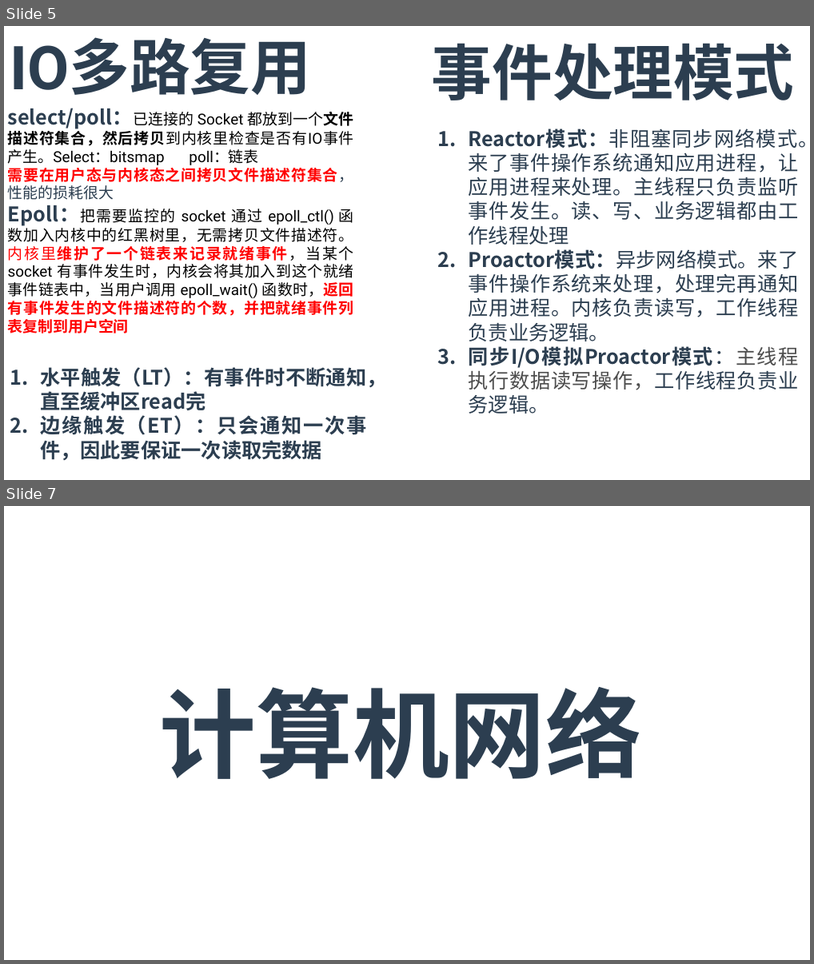
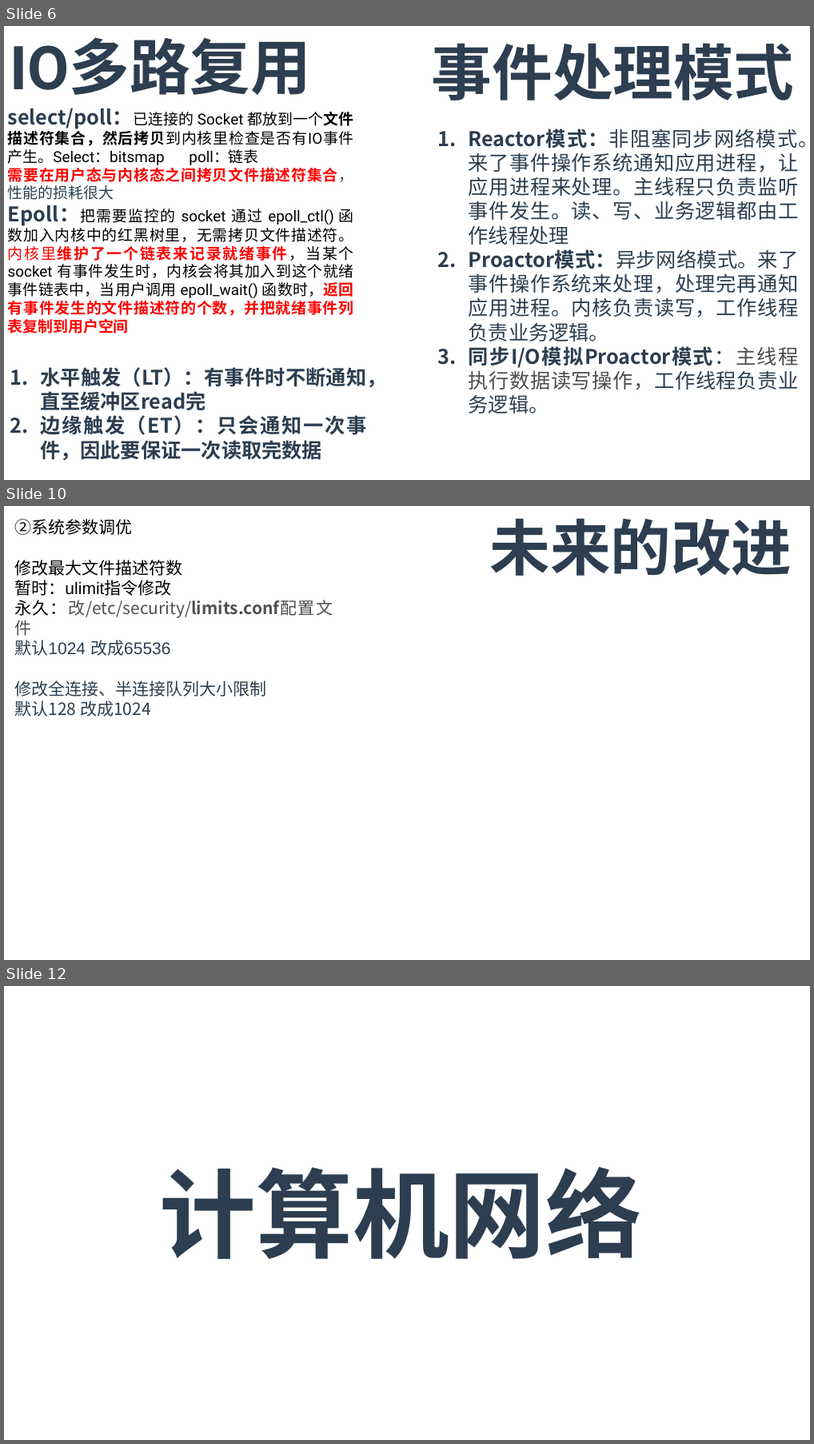
Before and after one commit to T0kisaki-Kurumi/LeetCode, a slide deck: 实习/面试.pptx. Shown one above the other, each under a label of ours: slides 5 and 7 before the commit, slides 6, 10 and 12 after it; the slides between them are not shown. The pictures are 814x964 and 814x1444 pixels, drawn with LibreOffice and Linux fonts; fonts in the diff are those of the drawing. Boxes give left, top, right and bottom in pixels: in the first picture for what was removed or moved away, otherwise in the second. Text is boxed around its words. In the diff, an @@ line names an element or a change of style, - is before the commit and + after.

```diff
--- a/实习/面试.pptx
+++ b/实习/面试.pptx
@@ slide 10 added at [4, 506, 810, 960], background #FFFFFF @@
@@ text added at [14, 519, 333, 716], 20 pt, text #2C3E50 @@
+②系统参数调优
+修改最⼤⽂件描述符数
+暂时：ulimit指令修改
+永久：改/etc/security/limits.conf配置文件
+默认1024 改成65536
+修改全连接、半连接队列大小限制
+默认128 改成1024
@@ text added at [490, 518, 792, 576], 72 pt, text #2C3E50, bold @@
+未来的改进
@@ what was slide 5 is now slide 6 @@
@@ what was slide 7 is now slide 12 @@
```
Also in this commit, not shown: 1 slide changed, 4 other slides added.
